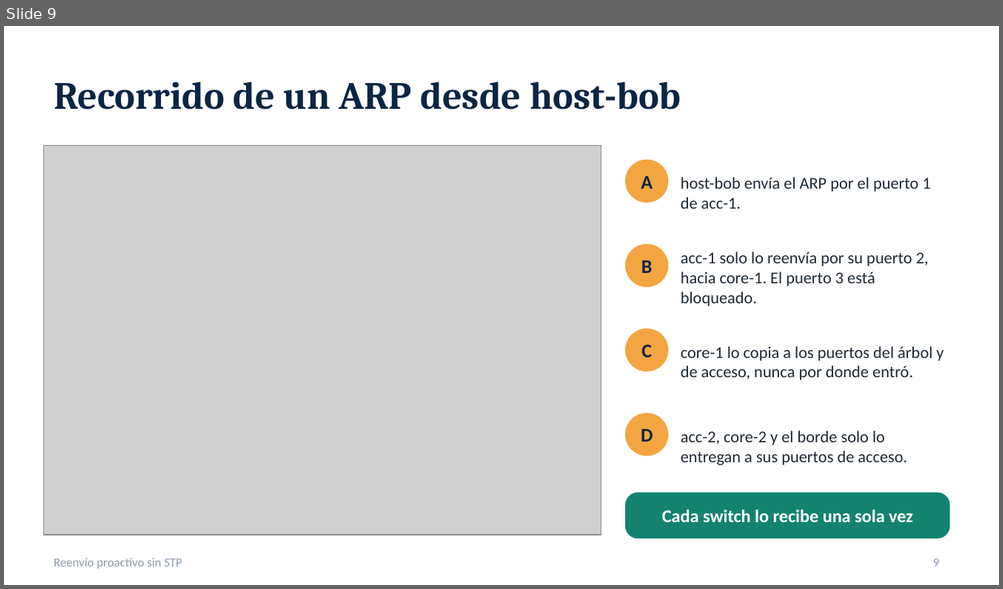
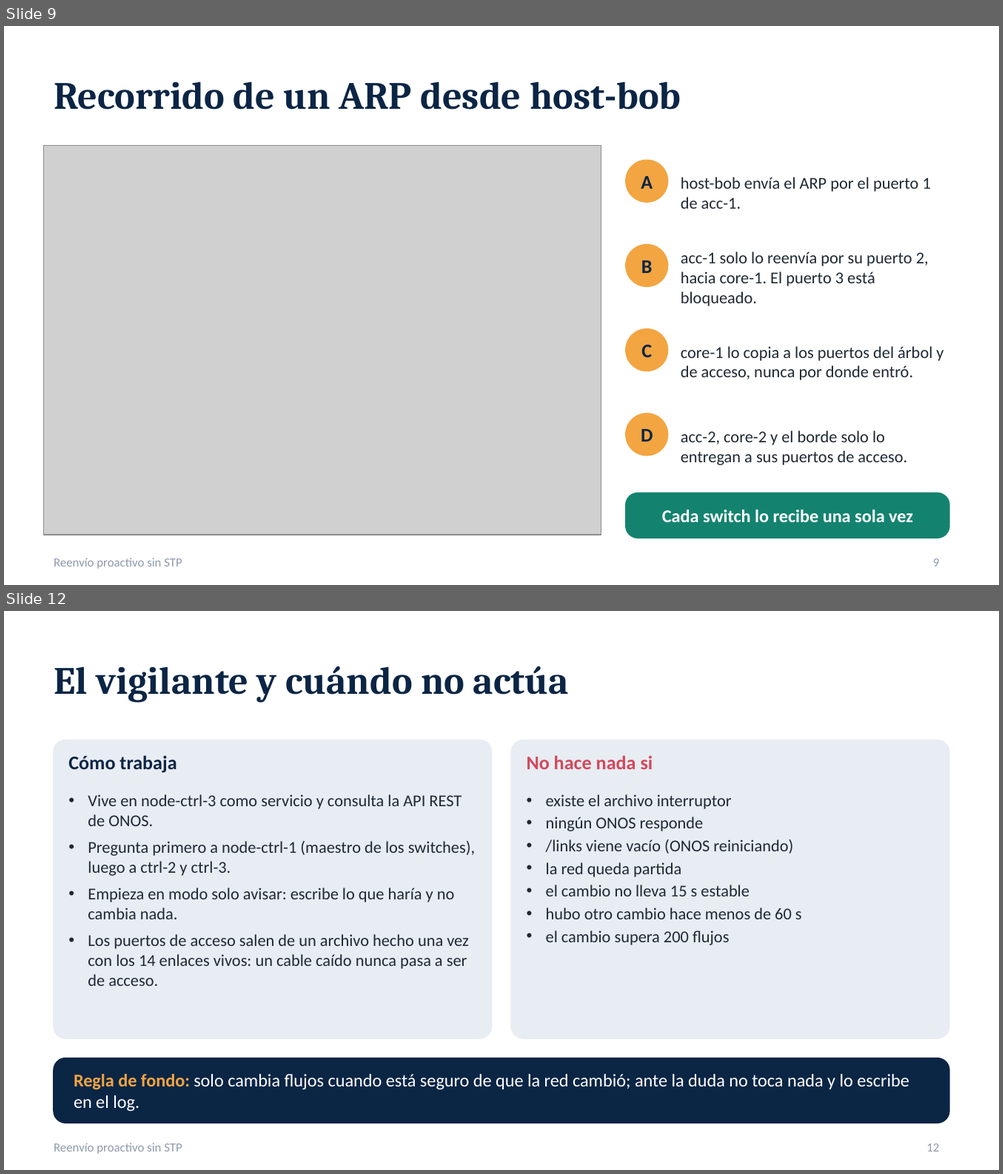
Before and after one commit to SergioAnderson123/proyecto-sdn, a slide deck: docs/Reenvio_proactivo_sin_STP.pptx. Shown one above the other, each under a label of ours: slide 9 before the commit, slides 9 and 12 after it; the slides between them are not shown. The pictures are 1003x589 and 1003x1174 pixels, drawn with LibreOffice and Linux fonts; fonts in the diff are those of the drawing; grey boxes stand for pictures. Boxes give left, top, right and bottom in pixels: in the first picture for what was removed or moved away, otherwise in the second. Text is boxed around its words. In the diff, an @@ line names an element or a change of style, - is before the commit and + after.

Commit message:
R2: el vigilante tolera NOACTION como descarte y escribe que flujos exactos difieren; presentacion con la caida de un cable y cuando el vigilante no actua

```diff
--- a/docs/Reenvio_proactivo_sin_STP.pptx
+++ b/docs/Reenvio_proactivo_sin_STP.pptx
@@ slide 12 added at [4, 611, 999, 1170], background #FFFFFF; not listed: 1 template element that a slide beside it also shows @@
@@ title added at [54, 666, 569, 702], 28 pt, text #0B2545, bold @@
+El vigilante y cuándo no actúa
@@ rounded rectangle added at [54, 741, 492, 1039], fill #E8ECF3, outline #E8ECF3 1 pt @@
@@ rounded rectangle added at [511, 741, 949, 1039], fill #E8ECF3, outline #E8ECF3 1 pt @@
@@ text added at [68, 755, 176, 773], 14 pt, text #0B2545, bold @@
+Cómo trabaja
@@ text added at [526, 755, 653, 769], 14 pt, text #D1495B, bold @@
+No hace nada si
@@ text added at [88, 795, 475, 986], 12 pt, text #1F2933 @@
+• Vive en node-ctrl-3 como servicio y consulta la API REST de ONOS.
+• Pregunta primero a node-ctrl-1 (maestro de los switches), luego a ctrl-2 y ctrl-3.
+• Empieza en modo solo avisar: escribe lo que haría y no cambia nada.
+• Los puertos de acceso salen de un archivo hecho una vez con los 14 enlaces vivos: un cable caído nunca pasa a ser de acceso.
@@ text added at [546, 795, 802, 945], 12 pt, text #1F2933 @@
+• existe el archivo interruptor
+• ningún ONOS responde
+• /links viene vacío (ONOS reiniciando)
+• la red queda partida
+• el cambio no lleva 15 s estable
+• hubo otro cambio hace menos de 60 s
+• el cambio supera 200 flujos
@@ rounded rectangle added at [54, 1059, 949, 1123], fill #0B2545, outline #0B2545 1 pt @@
@@ text added at [74, 1074, 909, 1111], 13 pt, text #FFFFFF @@
+Regla de fondo: solo cambia flujos cuando está seguro de que la red cambió; ante la duda no toca nada y lo escribe en el log.
@@ page number added at [926, 1144, 939, 1152], 9 pt, text #8D99AE @@
+12
```
Also in this commit, not shown: 3 slides changed, 1 other slide added, 4 other files.
